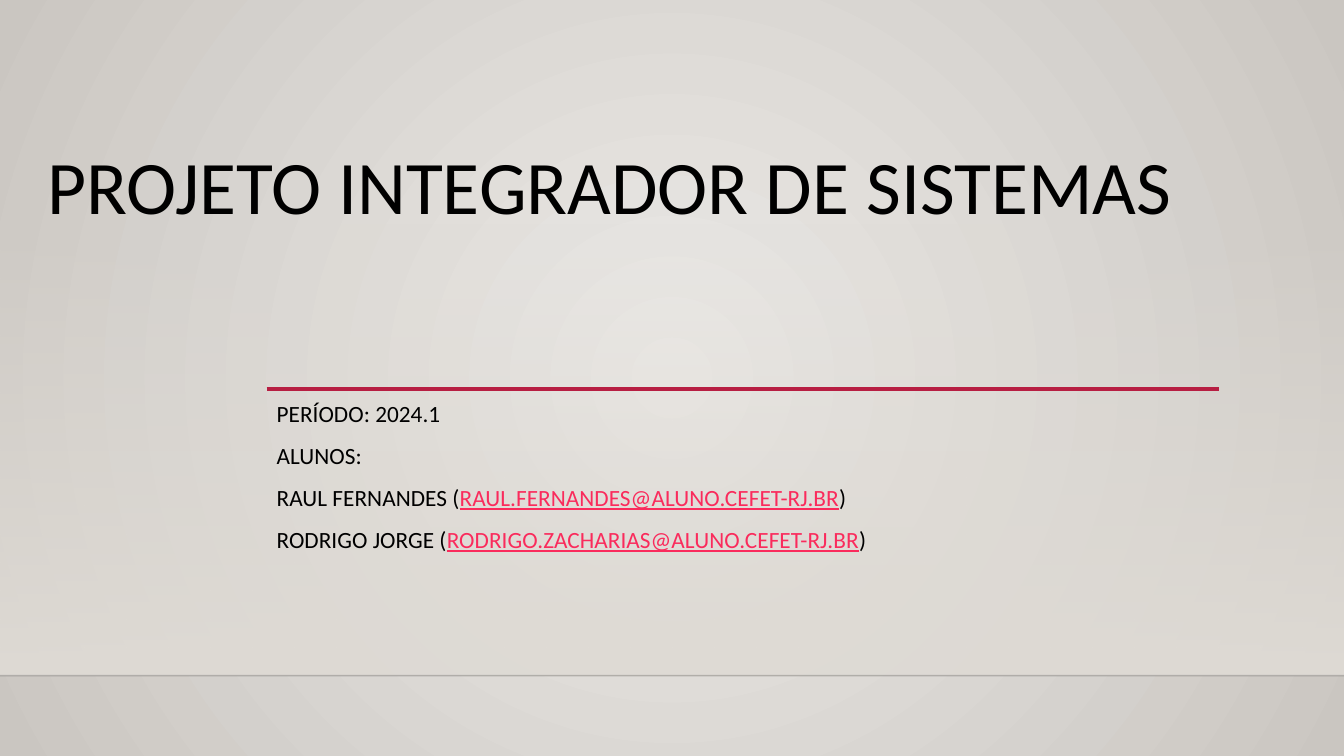
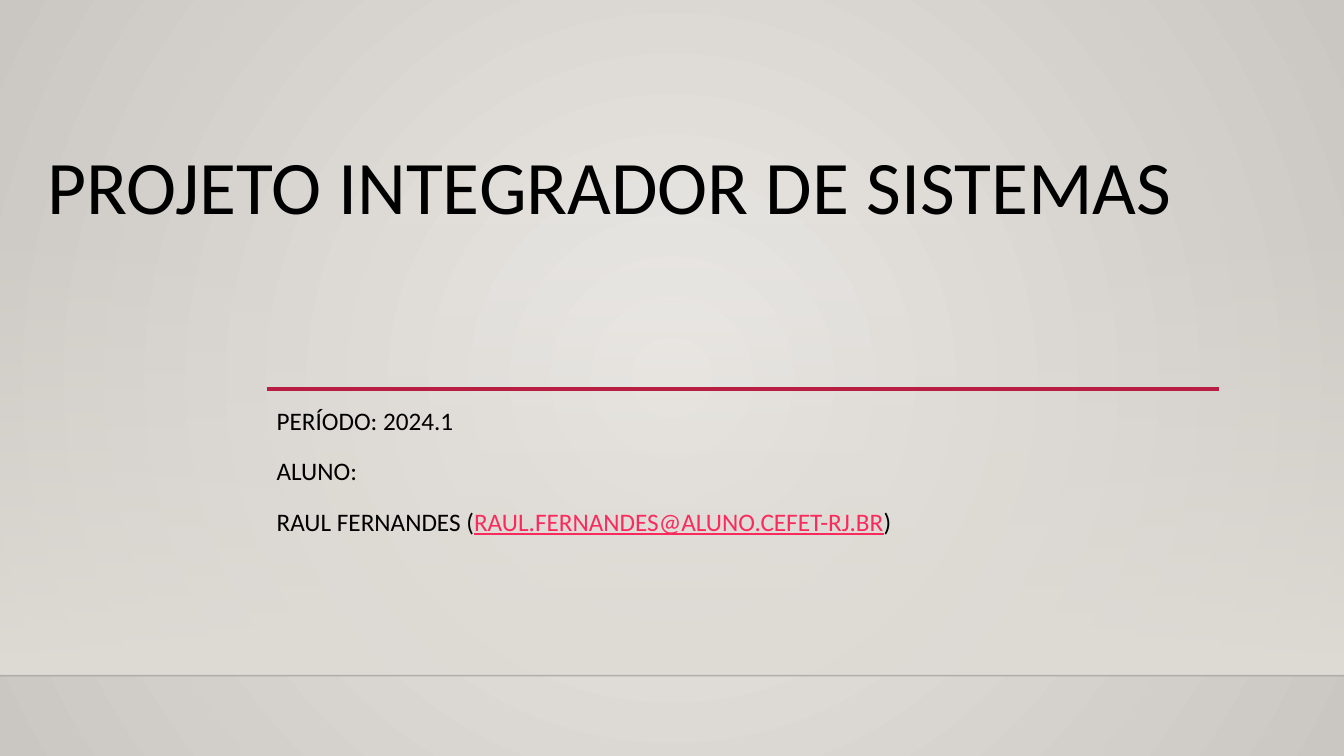
Before and after one commit to Raulzito311/AcmeSF, a slide deck: slide 1 of Apresentacao.pptx. Drawn at 1344x756 pixels with LibreOffice and Linux fonts; fonts in the diff are those of the drawing; background and template pictures are left out. Boxes give left, top, right and bottom in pixels: in the first picture for what was removed or moved away, otherwise in the second. Text is boxed around its words. In the diff, an @@ line names an element or a change of style, - is before the commit and + after.

```diff
--- a/Apresentacao.pptx
+++ b/Apresentacao.pptx
@@ subtitle at (277,410,891,535): size 16.6 to 18 pt; line spacing 1 to 1.2 @@
@@ subtitle at (277,463,357,480): text changed; size 16.6 to 18 pt @@
-ALUNOS:
+ALUNO:
@@ subtitle at (277,531,866,552): paragraph removed @@
-RODRIGO JORGE (RODRIGO.ZACHARIAS@ALUNO.CEFET-RJ.BR)
```
Also in this commit, not shown: 2 other slides changed, 2 other files.
